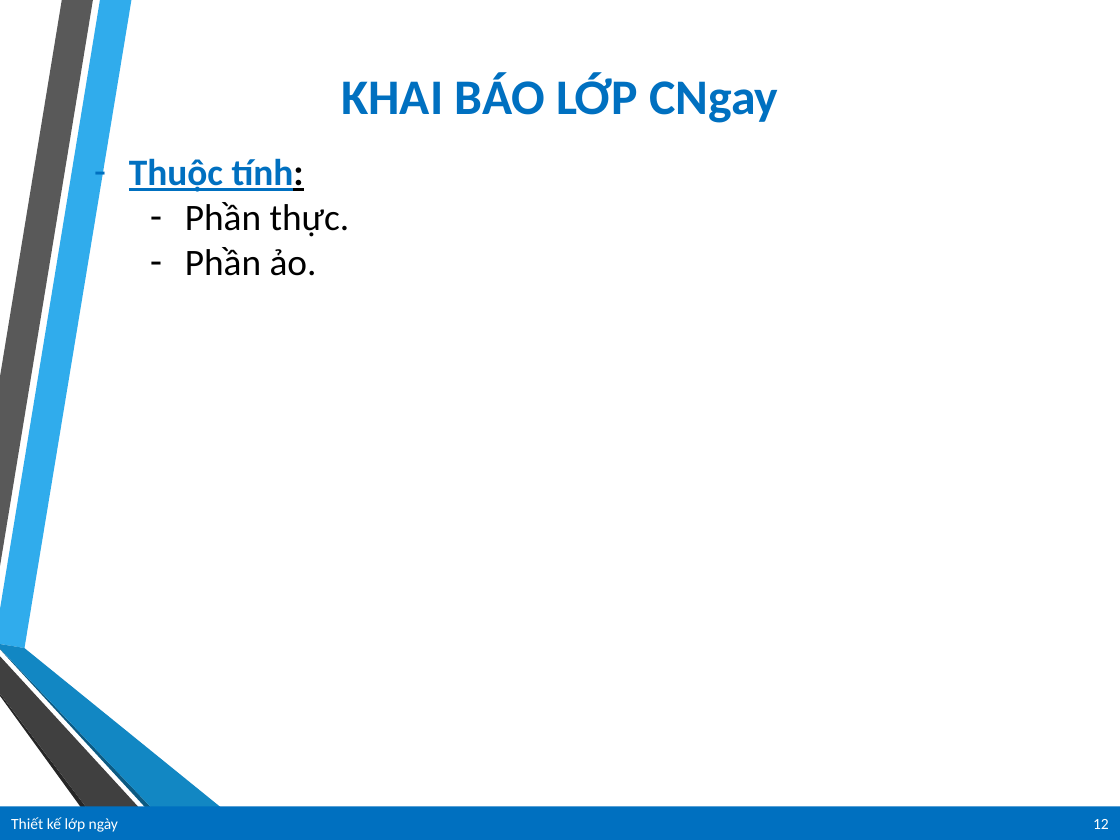
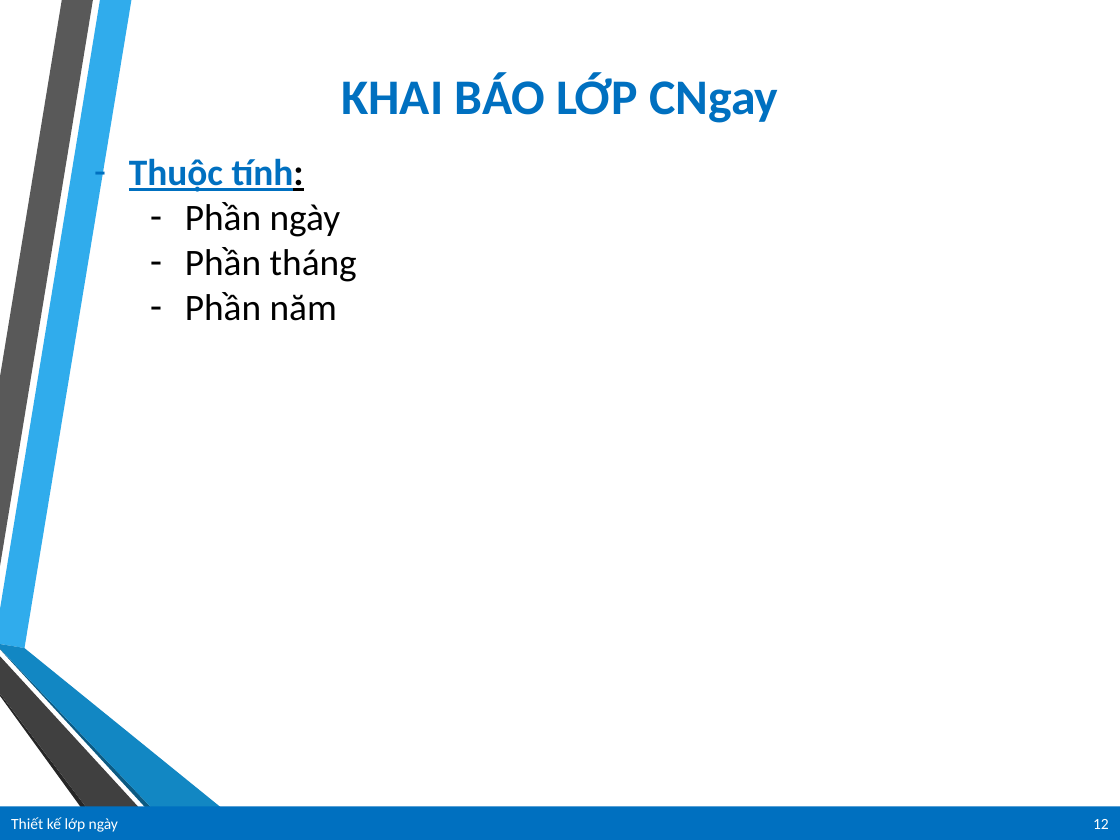
Before and after one commit to vanlinh1602/OOP_MrKhang, a slide deck: slide 12 of ThietKeLop/Bai06/Bai6.pptx. Drawn at 1120x840 pixels with LibreOffice and Linux fonts; fonts in the diff are those of the drawing; background and template pictures are left out. Boxes give left, top, right and bottom in pixels: in the first picture for what was removed or moved away, otherwise in the second. Text is boxed around its words. In the diff, an @@ line names an element or a change of style, - is before the commit and + after.

```diff
--- a/ThietKeLop/Bai06/Bai6.pptx
+++ b/ThietKeLop/Bai06/Bai6.pptx
@@ text at <box>185,202,357,321</box>: text changed @@
-  – Phần thực.
-  – Phần ảo.
+  – Phần ngày
+  – Phần tháng
+  – Phần năm
```
Also in this commit, not shown: 7 other slides changed, 1 slide removed, 2 other files.
